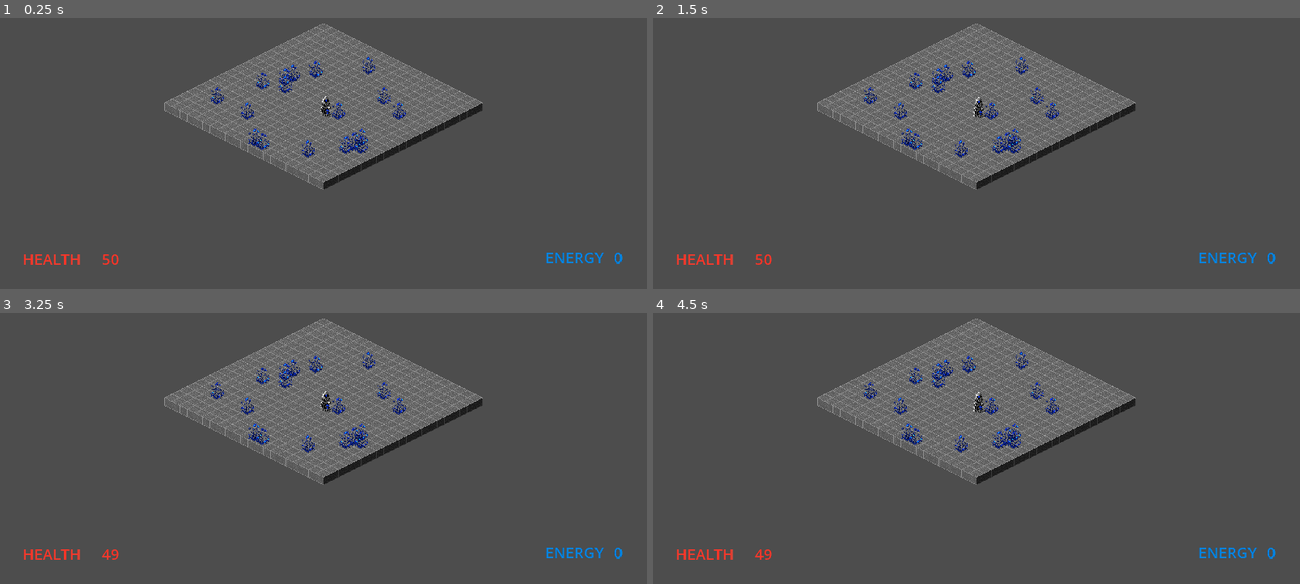
Above: before the commit, frames 1-4 (two rows, left to right).
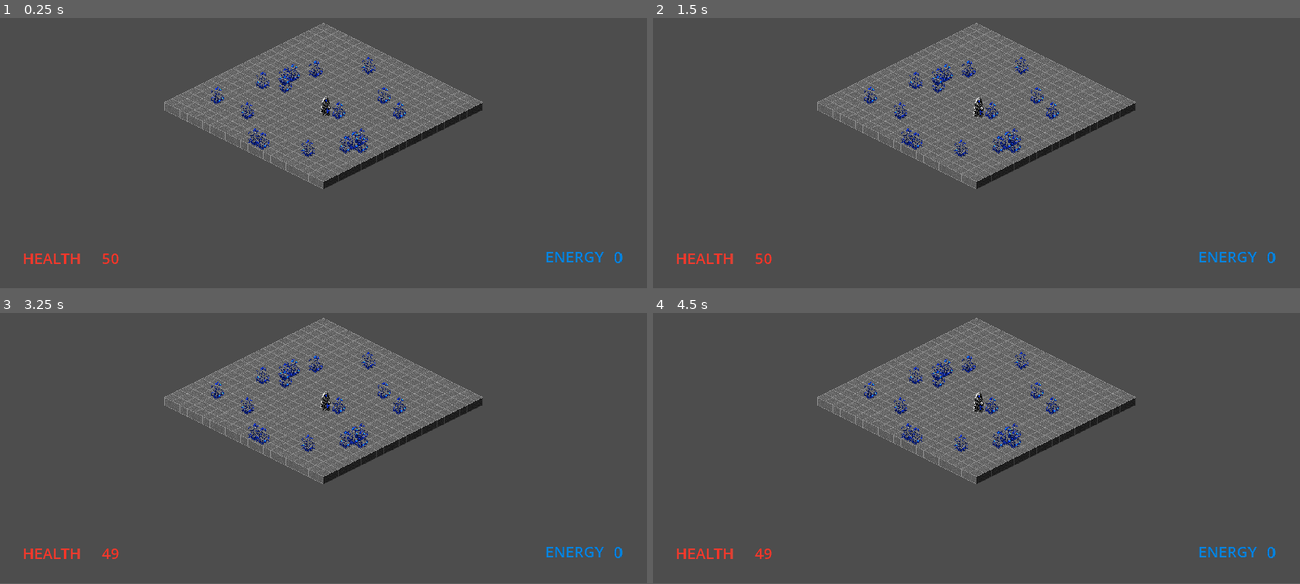
Above: after the commit, the same moments.

Repository: filipzeman/alderon
Game: Godot game, scene res://main.tscn
The game is run twice, just before and just after one commit, with the same random seed, the same clock (stepped at 60 frames per second) and the same inputs.
Inputs (mouse positions are in pixels of both pictures, inside the frame that each line leads up to):
- Up to frame 1 (0.25 s): no input
- Up to frame 2 (1.5 s): tap Enter at 0.5 s; move the mouse to (1118, 88) at 0.52 s; hold Right (ui_right) 0.53-1.28 s; click (1118, 88) at 0.67 s; move the mouse to (847, 126) at 1.27 s; hold Down (ui_down) from 1.28 s (still down)
- Up to frame 3 (3.25 s): tap Space at 2 s; move the mouse to (388, 323) at 2.02 s; release Down (ui_down) at 2.03 s; hold Right (ui_right) 2.03-2.78 s; move the mouse to (291, 475) at 2.77 s; hold Up (ui_up) from 2.78 s (still down); click (291, 475) at 2.92 s
- Up to frame 4 (4.5 s): tap Enter at 3.5 s; move the mouse to (1170, 456) at 3.52 s; release Up (ui_up) at 3.53 s; hold Left (ui_left) from 3.53 s (still down); move the mouse to (782, 348) at 4.27 s
The window is 800x450 before the commit and 800x449 after it. Grey fills any space a smaller window leaves; there, only what the larger window draws over its background counts as a difference.

The runs differ from the first frame. In frame 1, 5.5% of the frame differs, in the area x 3-97%, y 1-92%; in frame 2, 5.5%; in frame 3, 5.5%; in frame 4, 5.5%.

Commit message:
Changes in readme

Diff:
--- a/project.godot
+++ b/project.godot
@@ -20,7 +20,6 @@
 window/size/viewport_width=1366
 window/size/viewport_height=768
 window/stretch/mode="canvas_items"
-window/stretch/aspect="expand"
 
 [input]
 
Not shown, changed: README.md
